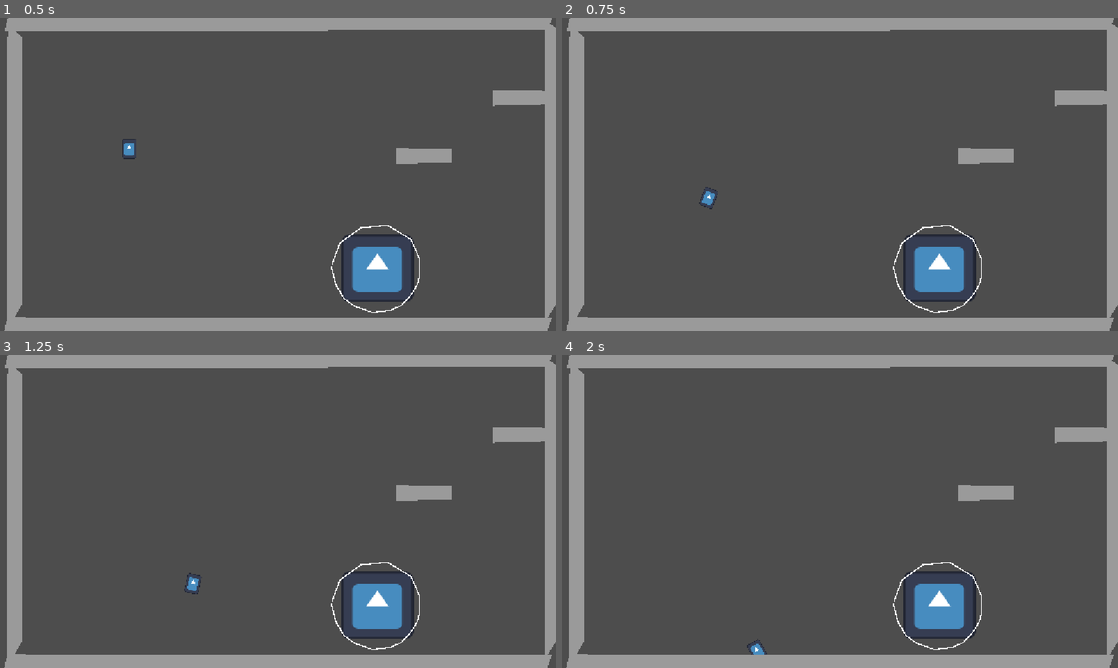
Above: before the commit, frames 1-4 (two rows, left to right).
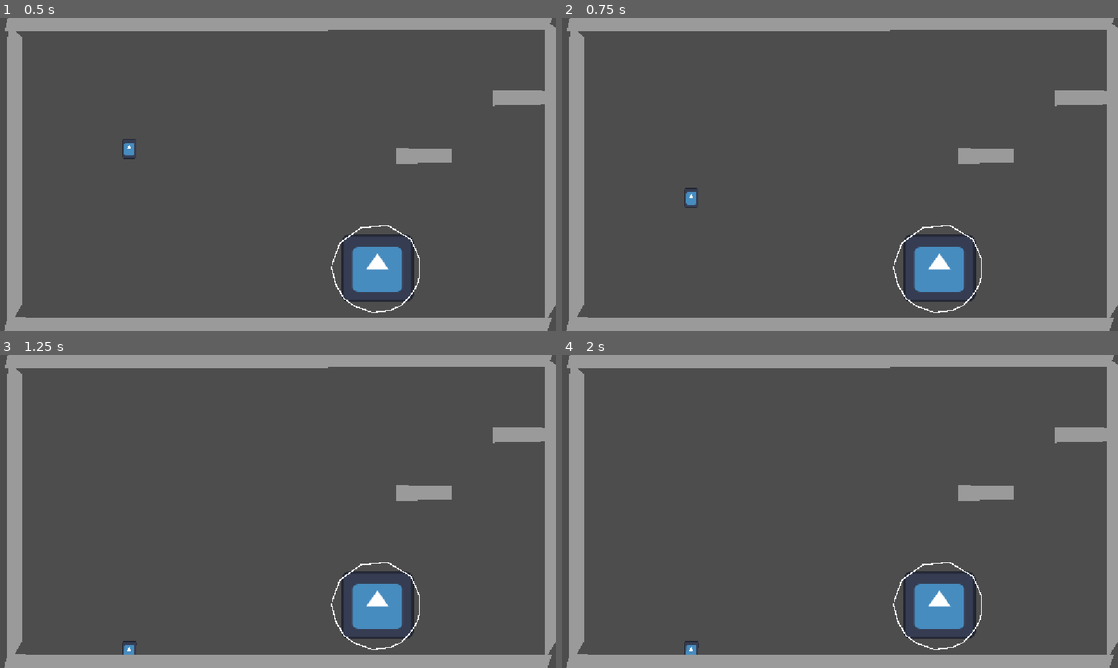
Above: after the commit, the same moments.

Repository: TAL-Trent/SSJamF2026
Game: Godot game, scene res://Test Scene2.tscn
Two runs of this game, one before a commit and one after it. Both use one fixed random seed, a clock stepped at 60 frames per second and the inputs below. This scene is started directly instead of the project's main scene. The engine's default icon, where the game draws it, is replaced by a stand-in: a white triangle on a blue panel in a dark square.
Inputs:
- Up to frame 1 (0.5 s): no input
- Up to frame 2 (0.75 s): hold Right (right) from 0.53 s (still down)
- Up to frame 3 (1.25 s): keep holding Right (right); tap Space (jump) at 0.77 s
- Up to frame 4 (2 s): release Right (right) at 1.28 s; hold Left (left) from 1.28 s (still down); tap Space (jump) at 1.52 s

Frame 1 is identical in both runs. In frame 2, 0.2% of the frame differs, in the area x 22-28%, y 54-62%; in frame 3, 0.2%; in frame 4, 0.1%.
Error after the commit: Cannot call method 'apply_impulse' on a null value. (res://Test)

Commit message:
attempted to get script working for test scene 2

Diff:
--- a/jank/Test Scene2.tscn
+++ b/jank/Test Scene2.tscn
@@ -1,6 +1,6 @@
 [gd_scene format=3 uid="uid://bq0b4qoobege0"]
 
-[ext_resource type="Script" uid="uid://cug0bi0ldored" path="res://Test Scene Script.gd" id="1_4t0cu"]
+[ext_resource type="Script" uid="uid://bue88cpnslkmb" path="res://test scene2 script.gd" id="1_4t0cu"]
 [ext_resource type="Texture2D" uid="uid://dy56y0s7l3b3y" path="res://icon.svg" id="2_4v4xi"]
 
 [sub_resource type="CircleShape2D" id="CircleShape2D_cxiam"]
@@ -18,9 +18,8 @@
 [sub_resource type="RectangleShape2D" id="RectangleShape2D_48r1q"]
 size = Vector2(126, 30)
 
-[node name="Node2D" type="Node2D" unique_id=965193724 node_paths=PackedStringArray("Player")]
+[node name="Node2D" type="Node2D" unique_id=965193724]
 script = ExtResource("1_4t0cu")
-Player = NodePath("Player")
 
 [node name="Player" type="RigidBody2D" parent="." unique_id=272158072]
 position = Vector2(268, 187)
Not shown, added: jank/Assets/Images/.DS_Store
